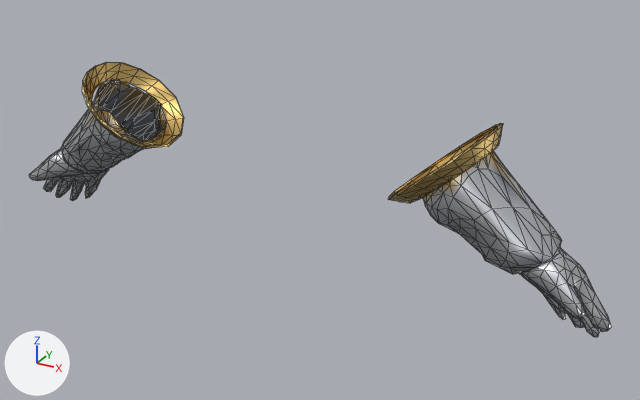
Renders of the glTF model assets_src/armor/aydor_2/heavy_b_hands.glb from each side of a commit.
One viewpoint serves both versions: a 50 mm lens placed at (0.902, -1.373, 1.773), pointed at (0.084, 0.114, 1.03). The lights are fixed; the arrows at lower left show +X, +Y and +Z. The first picture is the older version. Mesh edges are drawn as thin lines. Vertices at exactly the same position are counted once.

Names of what the first picture shows: 'heavy_b_hands'.
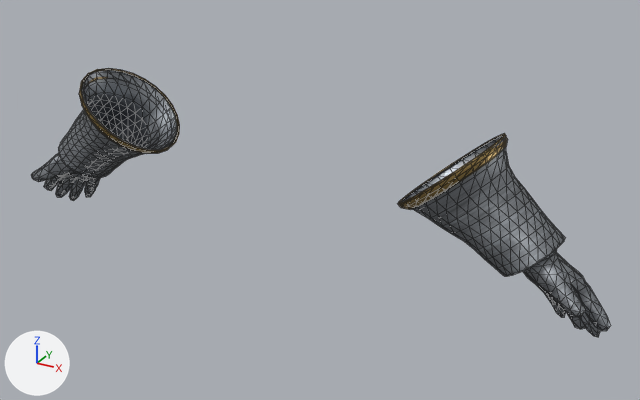
Pixel boxes [x1, y1, x2, y2] of what changed, in the pictures (640 x 400 px; the box of a moved part takes in the faces that stretch with it):
'heavy_b_hands', reshaped: before [29, 62, 611, 337]; after [31, 68, 611, 337]
part 1 of me_heavy_b_hands, rebuilt (13% narrower, 25% shorter): before [423, 150, 611, 337]; after [401, 136, 565, 276]
part 2 of me_heavy_b_hands, rebuilt: before [388, 123, 503, 203]; after [398, 133, 508, 210]
part 3 of me_heavy_b_hands, rebuilt: before [82, 62, 184, 148]; after [79, 68, 180, 153]
part 4 of me_heavy_b_hands, added: after [522, 249, 611, 337]
part 5 of me_heavy_b_hands, added: after [58, 69, 178, 178]
part 6 of me_heavy_b_hands, moved or reshaped: before [29, 79, 166, 201]; after [31, 154, 100, 201]

What the commit changed:
Picture 'trim_orm.png' (img_trim_orm_png) is new.
Picture 'trim_n.png' (img_trim_n_png) is new.
Picture 'trim_c.png' (img_trim_c_png) is new.
Picture 'steel_orm.png' (img_steel_orm_png) is new.
Picture 'steel_n.png' (img_steel_n_png) is new.
Picture 'steel_c.png' (img_steel_c_png) is new.
Material 'trim' (mat_trim) is new.
Uses the picture img_trim_c_png.
Uses the picture img_trim_n_png.
Uses the picture img_trim_orm_png.
Material 'steel' (mat_steel) is new.
Uses the picture img_steel_c_png.
Uses the picture img_steel_n_png.
Uses the picture img_steel_orm_png.
me_heavy_b_hands is used by ob_heavy_b_hands; location (0.0, 0.0, 0.0).
me_heavy_b_hands had 860 vertices, 1555 faces and spanned x -0.693..0.697, y -0.039..0.21, z 0.869..1.258.
me_heavy_b_hands no longer uses material mat_metal.
me_heavy_b_hands now has 1467 vertices, 2672 faces and spans x -0.694..0.695, y -0.031..0.205, z 0.87..1.243.
me_heavy_b_hands part 1: the loose piece of 369 vertices spanning x 0.313..0.697, y 0.0..0.173, z 0.876..1.221 is rebuilt with 288 vertices and now spans x 0.289..0.595, y -0.028..0.202, z 0.976..1.24, in mat_steel.
me_heavy_b_hands part 2: the loose piece of 80 vertices spanning x 0.272..0.46, y -0.039..0.21, z 1.098..1.258 is rebuilt with 120 vertices and now spans x 0.285..0.474, y -0.031..0.205, z 1.08..1.242, in mat_trim.
me_heavy_b_hands part 3: the loose piece of 80 vertices spanning x -0.459..-0.271, y -0.039..0.208, z 1.097..1.257 is rebuilt with 120 vertices and now spans x -0.474..-0.284, y -0.029..0.205, z 1.079..1.243, in mat_trim.
me_heavy_b_hands part 4: a new loose piece of 335 vertices spanning x 0.486..0.695, y 0.016..0.163, z 0.874..1.068, in mat_steel.
me_heavy_b_hands part 5: a new loose piece of 288 vertices spanning x -0.593..-0.288, y -0.026..0.202, z 0.975..1.241, in mat_steel.
me_heavy_b_hands part 6: 330 vertices removed from x -0.693..-0.309, y -0.002..0.17, z 0.869..1.225; 315 vertices added at x -0.694..-0.484, y 0.017..0.162, z 0.87..1.068.
me_heavy_b_hands gains material mat_steel.
me_heavy_b_hands gains material mat_trim.
